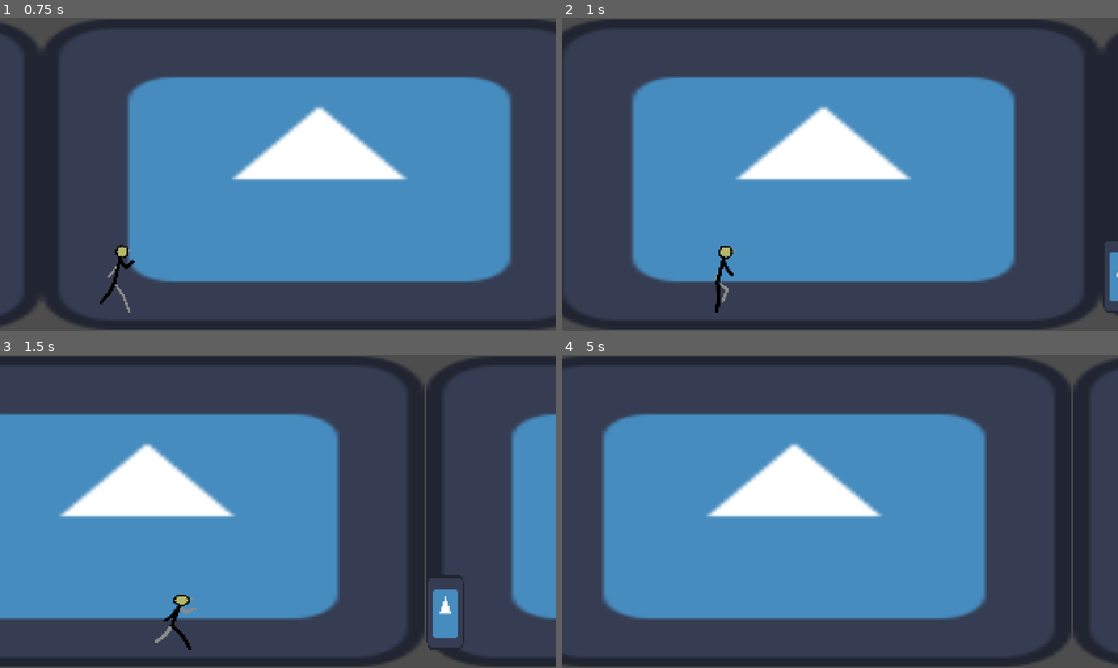
Above: before the commit, frames 1-4 (two rows, left to right).
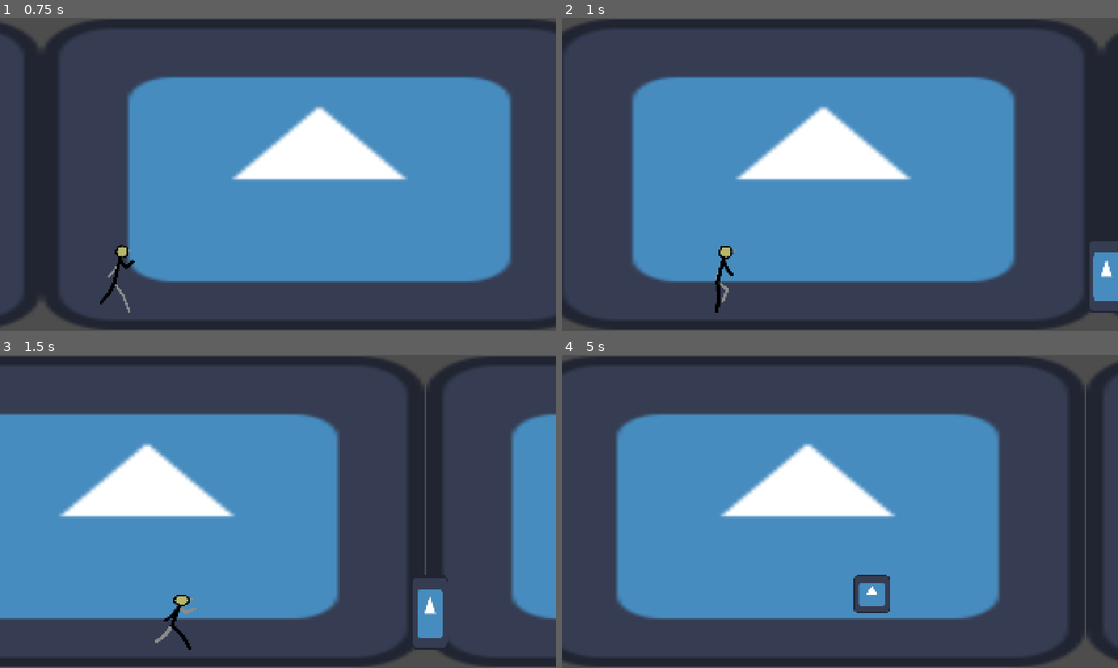
Above: after the commit, the same moments.

Repository: Ahzzak/Enjam2026_Grp5
Game: Godot game, scene res://scenes/world.tscn
Two runs of this game, one before a commit and one after it. Both use one fixed random seed, a clock stepped at 60 frames per second and the inputs below. The engine's default icon, where the game draws it, is replaced by a stand-in: a white triangle on a blue panel in a dark square. Sound files missing from this copy of the repository are replaced by a short silence.
Inputs:
- Up to frame 1 (0.75 s): hold D (Run) from 0.53 s (still down)
- Up to frame 2 (1 s): keep holding D (Run); tap Space (Jump) at 0.77 s; tap Ctrl (Slide) at 0.8 s
- Up to frame 3 (1.5 s): tap Space (Jump) at 1.07 s; release D (Run) at 1.28 s; tap Ctrl (Slide) at 1.35 s
- Up to frame 4 (5 s): tap Space (Jump) at 1.52, 1.55, 1.82, 3.02, 3.32, 4.52, 4.82 s; hold Space (Jump) 2.03-2.78 s; tap D (Run) at 2.3, 2.85, 4.55 s; tap Ctrl (Slide) at 3.05, 3.6 s; hold Space (Jump) 3.53-4.28 s; tap T at 4.35 s

Frame 1 is identical in both runs. In frame 2, 0.7% of the frame differs, in the area x 94-100%, y 71-95%; in frame 3, 1.3%; in frame 4, 11%, in the area x 0-100%, y 0-100%.

Commit message:
modify clock system and add linear music

Diff:
--- /dev/null
+++ b/enjam-2026/Enjam2026_LD - Feuille 1.csv
@@ -0,0 +1,2 @@
+Part Name,1,2,3,4,5,6,7,8,9,10,11,12,13,14,15,16,17,18,19,20,21,22,23,24,25,26,27,28,29,30,31,32
+Intro,Jump,x,x,x,x,x,x,Slide,x,x,x,x,x,x,x,x,Slide,x,Jump,x,Slide,x,x,LongJump,x,x,x,x,x,x,x,x
--- a/enjam-2026/prefabs/audio_manager.tscn
+++ b/enjam-2026/prefabs/audio_manager.tscn
@@ -2,15 +2,22 @@
 
 [ext_resource type="Script" uid="uid://20fr6dbvus56" path="res://scripts/clock.gd" id="1_hju6s"]
 [ext_resource type="AudioStream" uid="uid://8emscnesx0fj" path="res://sounds/click.wav" id="2_dn1u1"]
+[ext_resource type="AudioStream" uid="uid://bqsuqo8yoh5e5" path="res://sounds/Music/Bridge_1.wav" id="3_aymke"]
 [ext_resource type="AudioStream" uid="uid://cnkj0xomut6tn" path="res://sounds/Music/Intro.wav" id="3_dn1u1"]
+[ext_resource type="AudioStream" uid="uid://cl7bk7jv26gju" path="res://sounds/Music/Verse.wav" id="4_r3nto"]
+[ext_resource type="AudioStream" uid="uid://d14asysur11uq" path="res://sounds/Music/Msc.wav" id="6_r3nto"]
 
 [node name="Audio_Manager" type="Node2D" unique_id=338354162 node_paths=PackedStringArray("music")]
 script = ExtResource("1_hju6s")
 music = NodePath("Music")
+playlist = Array[AudioStreamWAV]([ExtResource("3_dn1u1"), ExtResource("3_aymke"), ExtResource("4_r3nto")])
 
 [node name="Click" type="AudioStreamPlayer" parent="." unique_id=1701328855]
 stream = ExtResource("2_dn1u1")
 
 [node name="Music" type="AudioStreamPlayer" parent="." unique_id=1655303247]
-stream = ExtResource("3_dn1u1")
+stream = ExtResource("6_r3nto")
 volume_db = -12.0
+playback_type = 1
+
+[connection signal="finished" from="Music" to="." method="_on_music_finished"]
--- a/enjam-2026/prefabs/obstacle.tscn
+++ b/enjam-2026/prefabs/obstacles/jump_obstacle.tscn
@@ -1,16 +1,16 @@
 [gd_scene format=3 uid="uid://b2qjqemwamkpt"]
 
-[ext_resource type="Texture2D" uid="uid://q5hq7v7s00g" path="res://icon.svg" id="1_u2pes"]
+[ext_resource type="Texture2D" uid="uid://q5hq7v7s00g" path="res://icon.svg" id="1_nnqc7"]
 
 [sub_resource type="RectangleShape2D" id="RectangleShape2D_1b57r"]
 size = Vector2(128, 128)
 
-[node name="Obstacle" type="StaticBody2D" unique_id=749039237]
+[node name="Jump_Obstacle" type="StaticBody2D" unique_id=749039237]
 
 [node name="Sprite2D" type="Sprite2D" parent="." unique_id=1519957440]
 position = Vector2(0, -128)
 scale = Vector2(1, 2)
-texture = ExtResource("1_u2pes")
+texture = ExtResource("1_nnqc7")
 
 [node name="CollisionShape2D" type="CollisionShape2D" parent="." unique_id=24306112]
 position = Vector2(0, -128)
--- /dev/null
+++ b/enjam-2026/prefabs/obstacles/slide_obstacle.tscn
@@ -0,0 +1,16 @@
+[gd_scene format=3 uid="uid://b8vlmsaacry4j"]
+
+[ext_resource type="Texture2D" uid="uid://q5hq7v7s00g" path="res://icon.svg" id="1_33j0c"]
+
+[sub_resource type="RectangleShape2D" id="RectangleShape2D_1b57r"]
+size = Vector2(128, 128)
+
+[node name="Slide_Obstacle" type="StaticBody2D" unique_id=749039237]
+
+[node name="Sprite2D" type="Sprite2D" parent="." unique_id=1519957440]
+position = Vector2(0, -192)
+texture = ExtResource("1_33j0c")
+
+[node name="CollisionShape2D" type="CollisionShape2D" parent="." unique_id=24306112]
+position = Vector2(0, -192)
+shape = SubResource("RectangleShape2D_1b57r")
--- a/enjam-2026/prefabs/spawner.tscn
+++ b/enjam-2026/prefabs/spawner.tscn
@@ -1,6 +1,9 @@
 [gd_scene format=3 uid="uid://c3jo64cpug3p"]
 
 [ext_resource type="Script" uid="uid://dwf6mpi6cijtf" path="res://scripts/spawner.gd" id="1_8khw6"]
+[ext_resource type="PackedScene" uid="uid://b2qjqemwamkpt" path="res://prefabs/obstacles/jump_obstacle.tscn" id="2_ohdau"]
+[ext_resource type="PackedScene" uid="uid://b8vlmsaacry4j" path="res://prefabs/obstacles/slide_obstacle.tscn" id="3_jodvj"]
 
 [node name="Spawner" type="Node2D" unique_id=98578749]
 script = ExtResource("1_8khw6")
+obstacles = Array[PackedScene]([ExtResource("2_ohdau"), ExtResource("3_jodvj"), null])
--- a/enjam-2026/project.godot
+++ b/enjam-2026/project.godot
@@ -24,13 +24,13 @@
 
 [input]
 
-Stop={
+MoveLeft={
 "deadzone": 0.2,
-"events": [Object(InputEventKey,"resource_local_to_scene":fa …(141 unchanged characters)… ":false,"keycode":0,"physical_keycode":65,"key_label":0,"unicode":113,"location":0,"echo":false,"script":null)
+"events": [Object(InputEventKey,"resource_local_to_scene":fa …(141 unchanged characters)… ":false,"keycode":0,"physical_keycode":68,"key_label":0,"unicode":100,"location":0,"echo":false,"script":null)
 , Object(InputEventKey,"resource_local_to_scene":false,"resource_name":"","device":-1,"window_id":0,"alt_pressed":false …(186 unchanged characters)…
 ]
 }
-Run={
+MoveRight={
 "deadzone": 0.2,
 "events": [Object(InputEventKey,"resource_local_to_scene":false,"resource_name":"","device":-1,"window_id":0,"alt_press …(192 unchanged characters)…
 , Object(InputEventKey,"resource_local_to_scene":false,"resource_name":"","device":-1,"window_id":0,"alt_pressed":false …(186 unchanged characters)…
@@ -50,6 +50,18 @@
 , Object(InputEventKey,"resource_local_to_scene":false,"resource_name":"","device":-1,"window_id":0,"alt_pressed":false …(186 unchanged characters)…
 ]
 }
+Stop={
+"deadzone": 0.2,
+"events": [Object(InputEventKey,"resource_local_to_scene":false,"resource_name":"","device":-1,"window_id":0,"alt_pressed":false,"shift_pressed":false,"ctrl_pressed":false,"meta_pressed":false,"pressed":false,"keycode":0,"physical_keycode":65,"key_label":0,"unicode":113,"location":0,"echo":false,"script":null)
+, Object(InputEventKey,"resource_local_to_scene":false,"resource_name":"","device":-1,"window_id":0,"alt_pressed":false,"shift_pressed":false,"ctrl_pressed":false,"meta_pressed":false,"pressed":false,"keycode":0,"physical_keycode":4194319,"key_label":0,"unicode":0,"location":0,"echo":false,"script":null)
+]
+}
+Run={
+"deadzone": 0.2,
+"events": [Object(InputEventKey,"resource_local_to_scene":false,"resource_name":"","device":-1,"window_id":0,"alt_pressed":false,"shift_pressed":false,"ctrl_pressed":false,"meta_pressed":false,"pressed":false,"keycode":0,"physical_keycode":68,"key_label":0,"unicode":100,"location":0,"echo":false,"script":null)
+, Object(InputEventKey,"resource_local_to_scene":false,"resource_name":"","device":-1,"window_id":0,"alt_pressed":false,"shift_pressed":false,"ctrl_pressed":false,"meta_pressed":false,"pressed":false,"keycode":0,"physical_keycode":4194321,"key_label":0,"unicode":0,"location":0,"echo":false,"script":null)
+]
+}
 
 [physics]
 
--- a/enjam-2026/scripts/clock.gd
+++ b/enjam-2026/scripts/clock.gd
@@ -3,6 +3,7 @@
 
 @export var player: Player
 @export var music : AudioStreamPlayer
+@export var playlist : Array[AudioStreamWAV]
 
 var bpm : int = 144
 var clock128 : float
@@ -10,36 +11,50 @@
 var timer : float
 var last_time : float
 var is_slowed : bool
-var part_loop : int
+var part_loop : int = 0
+var is_msc_started : bool = false
 
 signal on_beat
 signal on_end_part
+signal delay_music
+
+func _enter_tree() -> void:
+	player.run_resumed.connect(start_music)
 
 func _process(delta: float) -> void:
+	if !is_msc_started: return
 	timer += delta
-	curr_time = floor((timer / 60 * bpm))
+	curr_time = floor((timer / 60 * (bpm * 2)))
 	if curr_time != last_time:
 		check_beat()
-		$Click.play()
-		if music.playing == false :
-			music.play()
-			curr_time = 0
-			part_loop = 0
-		check_part()
 	last_time = curr_time
 
 	music.pitch_scale = maxf(Engine.time_scale, 0.01)
 
-func check_part():
-	if curr_time % 3 == 0 :
-		on_end_part.emit()
-		part_loop += 1
-		print(part_loop)
-		if part_loop == 7:
-			music.stream = preload("res://sounds/Music/Bridge_1.wav")
-			music.play()
-			part_loop = 0
+func start_music():
+	if is_msc_started:
+		return
+	else:
+		curr_time = 0
+		is_msc_started = true
+		await delay_music
+		music.play()
 
-func check_beat():
-	var count : int = curr_time / 4
-	on_beat.emit()
+func check_beat() -> void:
+	var bar : int = curr_time / 4 / 2
+	var beat : int = curr_time % 32
+	if beat == 0:
+		beat = 32
+	if beat == 10: delay_music.emit()
+	if is_msc_started:
+		on_beat.emit(bar, beat)
+
+func _on_music_finished() -> void:
+	return
+	if part_loop > playlist.size():
+		part_loop = 0
+	part_loop = part_loop + 1
+	print("loop : ", part_loop)
+	music.stream = playlist.get(part_loop)
+	music.play()
+	on_end_part.emit()
--- a/enjam-2026/scripts/spawner.gd
+++ b/enjam-2026/scripts/spawner.gd
@@ -4,19 +4,48 @@
 @export var player : Player
 @export var beats_ahead : int = 5
 @export var ground_y : float = 1017.0
+@export var obstacles : Array[PackedScene]
 
+var spawn_count : int = 0
+var leveldesign : Array[Array]
 
 func _enter_tree() -> void:
 	clock.on_beat.connect(spawn)
+	load_csv()
 
+func load_csv():
+	var file = FileAccess.open("res://Enjam2026_LD - Feuille 1.csv", FileAccess.READ)
+	while !file.eof_reached():
+		var line := file.get_line()
+		print(line)
+		leveldesign.append(line.split(","))
+	file.close()
+	print(leveldesign.get(1))
 
-func spawn():
+func spawn(bar : int, beat : int):
 	_free_passed_obstacles()
-	if randi_range(0, 5) > 4:
-		var obstacle : Node2D = preload("res://prefabs/obstacle.tscn").instantiate()
-		add_child(obstacle)
-		var spawn_distance := beats_ahead * 60.0 / clock.bpm * player.run_speed
-		obstacle.global_position = Vector2(player.anchor_x + spawn_distance, ground_y)
+	var type = leveldesign.get(1).get(beat)
+	print(beat)
+	var obstacle : Node2D
+	match type:
+		"Jump":
+			obstacle = obstacles.get(0).instantiate()
+			print(type)
+		"Slide":
+			obstacle = obstacles.get(1).instantiate()
+			print(type)
+		"LongJump":
+			obstacle = obstacles.get(0).instantiate()
+			print(type)
+		"x":
+			obstacle = null
+			print(type)
+			return
+
+	add_child(obstacle)
+	var spawn_distance := beats_ahead * 60.0 / clock.bpm * player.run_speed
+	obstacle.global_position = Vector2(player.anchor_x + spawn_distance, ground_y)
+	spawn_count += 1
 
 
 func _free_passed_obstacles() -> void:
Not shown, added: enjam-2026/Enjam2026_LD - Feuille 1.csv.import
Not shown, changed: enjam-2026/sounds/Music/Bridge_1.wav.import
Not shown, changed: enjam-2026/sounds/Music/Bridge_2.wav.import
Not shown, changed: enjam-2026/sounds/Music/Build_Up.wav.import
Not shown, changed: enjam-2026/sounds/Music/Chorus.wav.import
Not shown, changed: enjam-2026/sounds/Music/Intro.wav.import
Not shown, added: enjam-2026/sounds/Music/Msc.wav.import
Not shown, changed: enjam-2026/sounds/Music/Verse.wav.import
Not shown, added: enjam-2026/sounds/Music/Msc.wav
